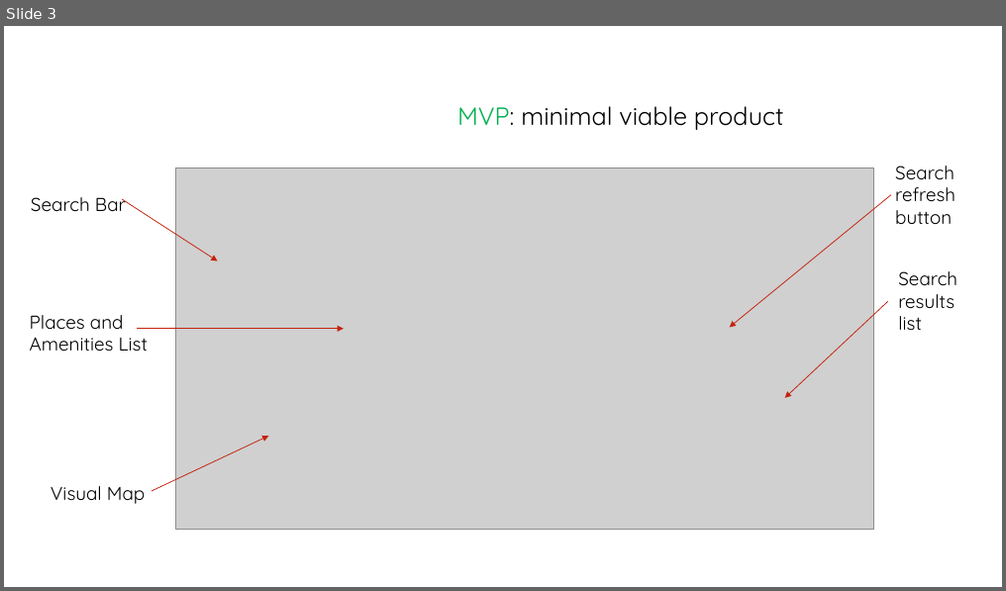
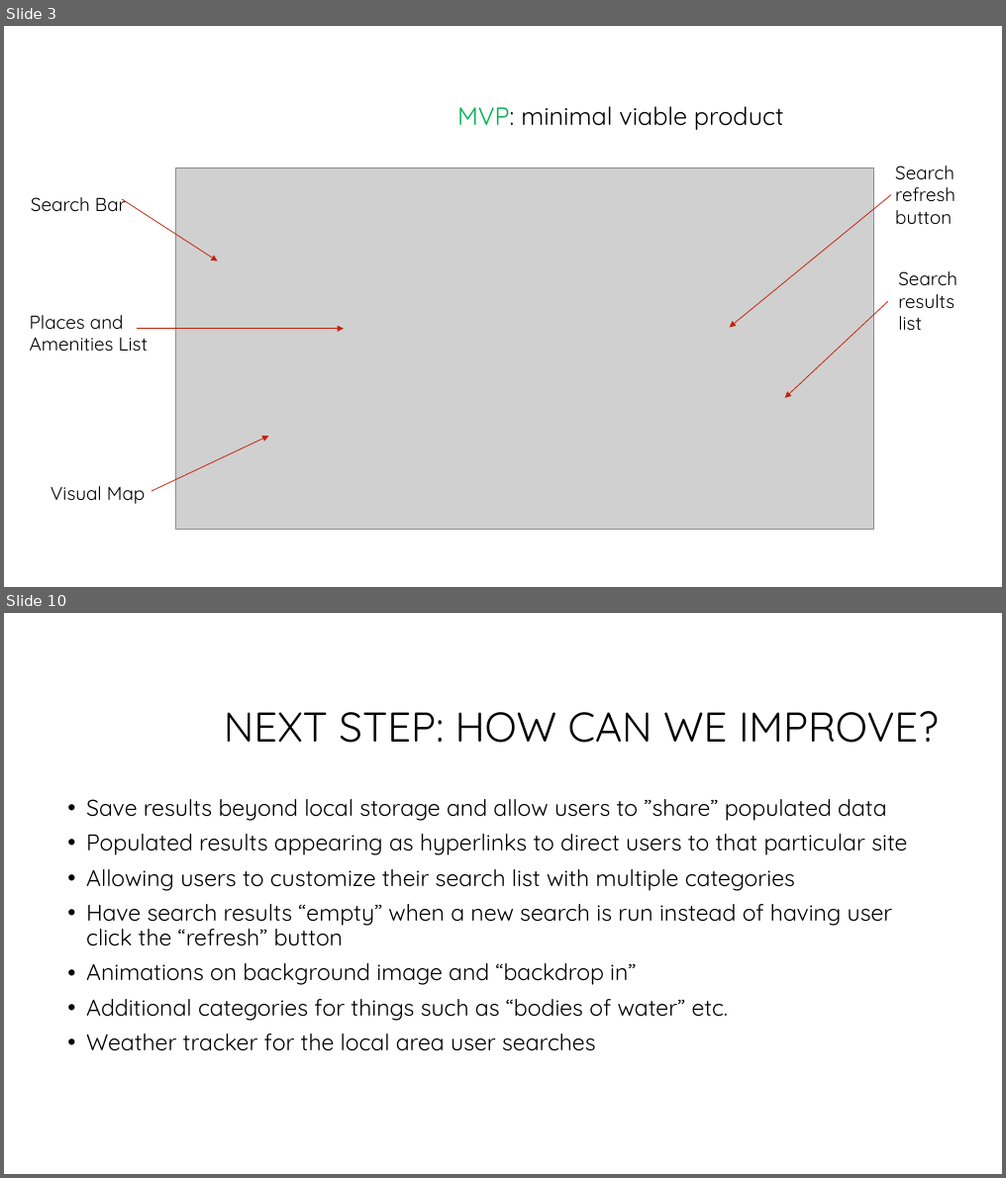
Before and after one commit to Zoocko42/skrongproject1, a slide deck: media/Project-1.pptx. Shown one above the other, each under a label of ours: slide 3 before the commit, slides 3 and 10 after it; the slides between them are not shown. The pictures are 1006x591 and 1006x1178 pixels, drawn with LibreOffice and Linux fonts; fonts in the diff are those of the drawing; grey boxes stand for pictures; background and template pictures are left out. Boxes give left, top, right and bottom in pixels: in the first picture for what was removed or moved away, otherwise in the second. Text is boxed around its words. In the diff, an @@ line names an element or a change of style, - is before the commit and + after.

```diff
--- a/media/Project-1.pptx
+++ b/media/Project-1.pptx
@@ slide 10 added at (x1=4, y1=613, x2=1002, y2=1174), background #FFFFFF @@
@@ title added at (x1=224, y1=711, x2=939, y2=743), 40 pt, text #000000 @@
+NEXT STEP: HOW CAN WE IMPROVE?
@@ text added at (x1=86, y1=799, x2=907, y2=1052), 22 pt, text #000000 @@
+• Save results beyond local storage and allow users to ”share” populated data
+• Populated results appearing as hyperlinks to direct users to that particular site
+• Allowing users to customize their search list with multiple categories
+• Have search results “empty” when a new search is run instead of having user click the “refresh” button
+• Animations on background image and “backdrop in”
+• Additional categories for things such as “bodies of water” etc.
+• Weather tracker for the local area user searches
```
Also in this commit, not shown: 6 slides changed, 2 other slides added, 1 slide removed.
